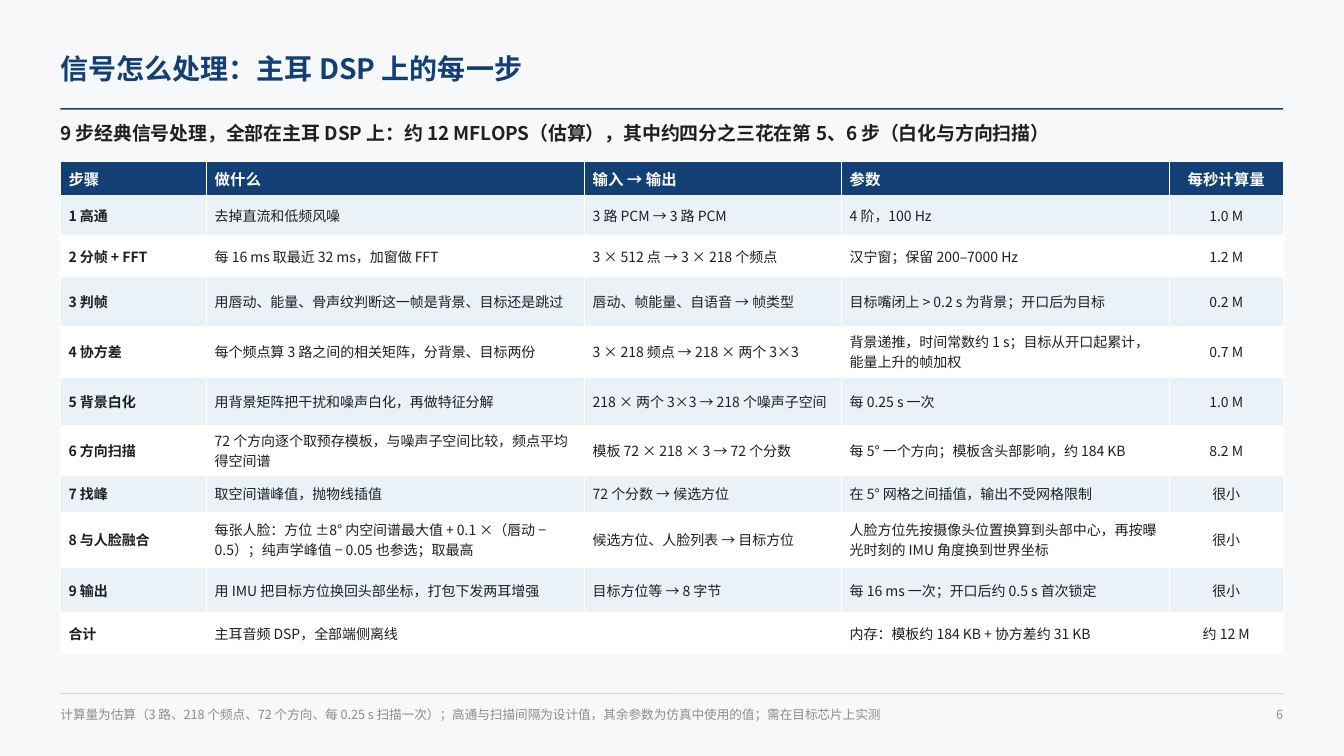
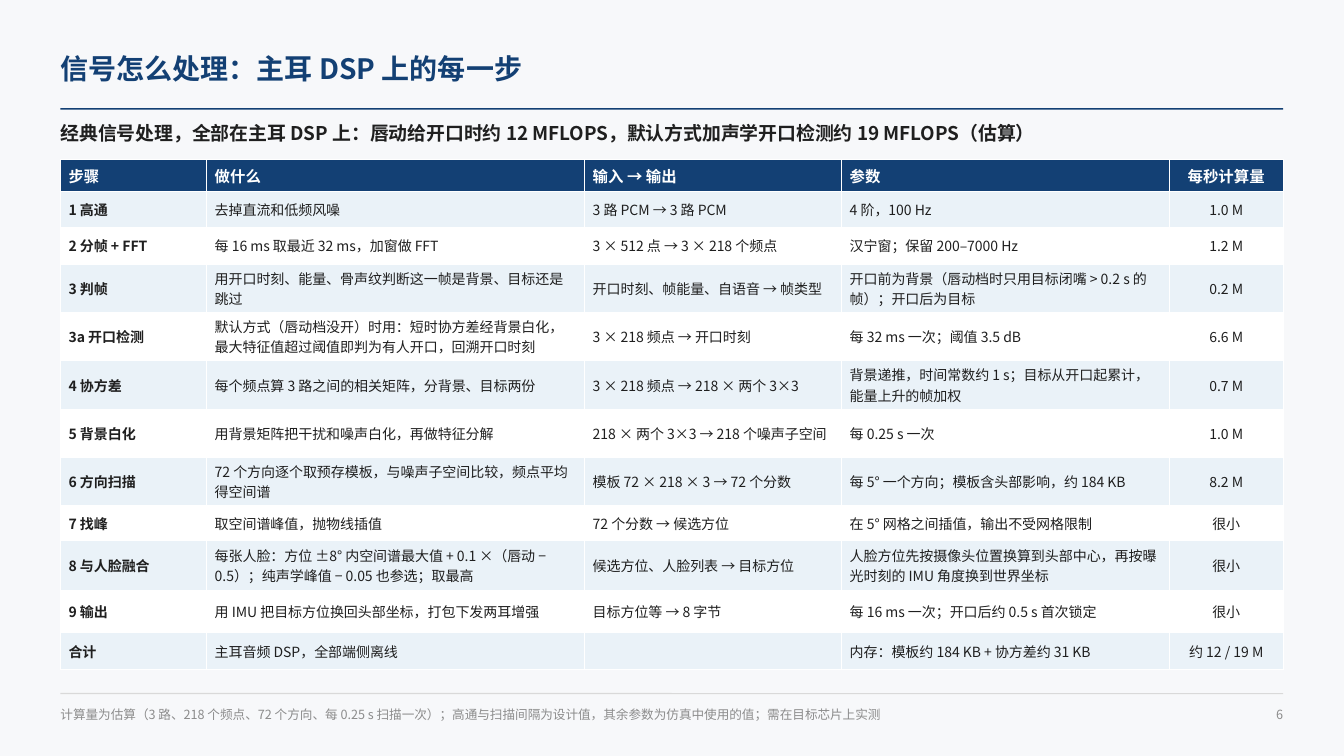
Before and after one commit to ZeroFoxxi/ssl-scene1, a slide deck: slide 6 of 02_耳机声源定位/耳机摄像头听觉辅助_整体设计方案.pptx. Drawn at 1344x756 pixels with LibreOffice and Linux fonts; fonts in the diff are those of the drawing. Boxes give left, top, right and bottom in pixels: in the first picture for what was removed or moved away, otherwise in the second. Text is boxed around its words. In the diff, an @@ line names an element or a change of style, - is before the commit and + after.

```diff
--- a/02_耳机声源定位/耳机摄像头听觉辅助_整体设计方案.pptx
+++ b/02_耳机声源定位/耳机摄像头听觉辅助_整体设计方案.pptx
@@ text at <box>60,124,1035,143</box>: text changed @@
-9 步经典信号处理，全部在主耳 DSP 上：约 12 MFLOPS（估算），其中约四分之三花在第 5、6 步（白化与方向扫描）
+经典信号处理，全部在主耳 DSP 上：唇动给开口时约 12 MFLOPS，默认方式加声学开口检测约 19 MFLOPS（估算）
@@ table at <box>60,159,1284,663</box> @@
-row 4: 3 判帧 | 用唇动、能量、骨声纹判断这一帧是背景、目标还是跳过 | 唇动、帧能量、自语音 → 帧类型 | 目标嘴闭上 > 0.2 s 为背景；开口后为目标 | 0.2 M
+row 4: 3 判帧 | 用开口时刻、能量、骨声纹判断这一帧是背景、目标还是跳过 | 开口时刻、帧能量、自语音 → 帧类型 | 开口前为背景（唇动档时只用目标闭嘴 > 0.2 s 的帧）；开口后为目标 | 0.2 M
+row 5: 3a 开口检测 | 默认方式（唇动档没开）时用：短时协方差经背景白化，最大特征值超过阈值即判为有人开口，回溯开口时刻 | 3 × 218 频点 → 开口时刻 | 每 32 ms 一次；阈值 3.5 dB | 6.6 M
-row 12, column 5: 约 12 M
+row 12, column 5: 约 12 / 19 M
```
Also in this commit, not shown: 21 other slides changed, 1 slide added, 8 other files.
